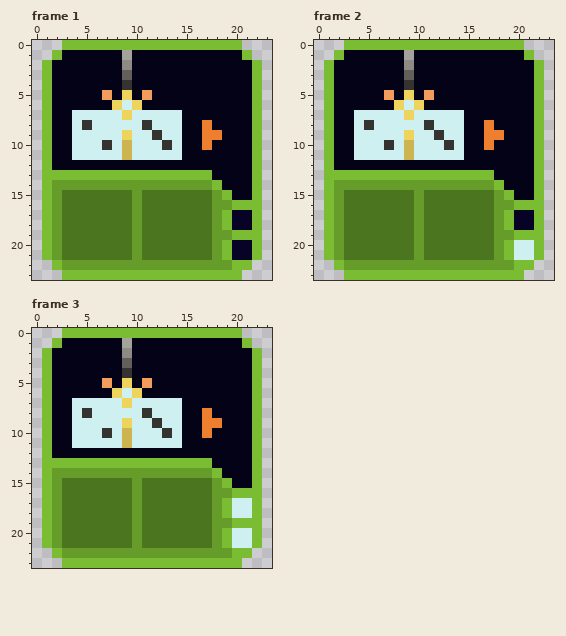
Pixel-art file, stored at Art/Textures/Tiles/GreenTiles/welder_plus.aseprite. This is how it looked before the edit.
24x24 pixels, 3 frames. Shown: frame 1, frame 2, frame 3.
The same view after the edit:
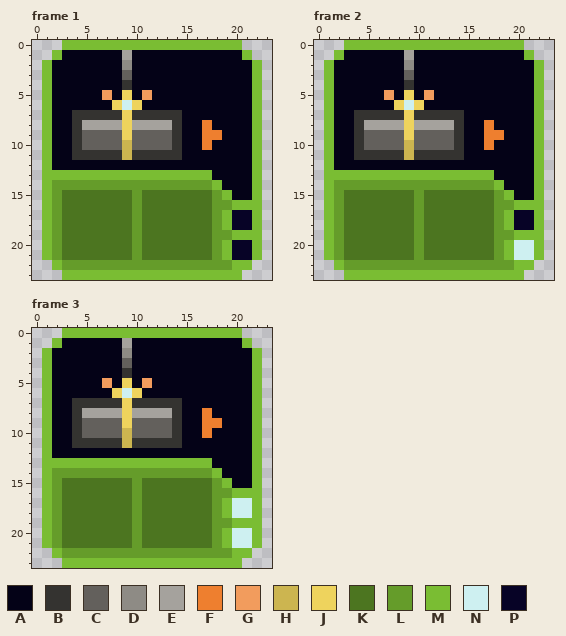
Palette (. is transparent): A #040217  B #343330  C #63605c  D #8e8b85  E #a5a29d  F #ee7f2f  G #f29c5d  H #ccb550  J #eed35d  K #4c7520  L #659c2a  M #7abd33  N #cef0f1  P #070326
Difference:
Frame 1:
The author changed colour N to colour B in row 7 at x 4 to 8 and 10 to 14; in rows 8 to 10 at x 4 and 14; in row 11 at x 4 to 8 and 10 to 14.
The author changed colour B to colour C in row 9 at x 12; in row 10 at x 7 and 13.
The author changed colour N to colour C in row 9 at x 5 to 8, 10 to 11 and 13; in row 10 at x 5 to 6, 8 and 10 to 12.
The author changed colour B to colour E in row 8 at x 5 and 11.
The author changed colour N to colour E in row 8 at x 6 to 8, 10 and 12 to 13.
The author changed colour N to colour J in row 8 at x 9.
Frame 2: the same change as frame 1
Frame 3: the same change as frame 1
